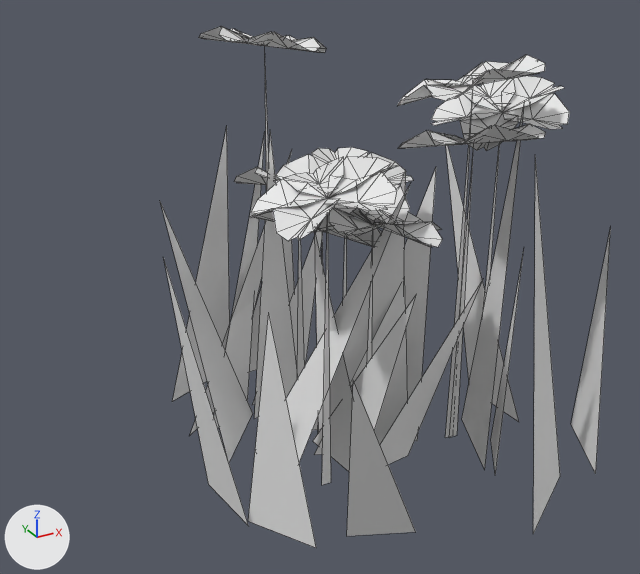
Renders of the FBX model SourceAssets/SceneProps/SM_FlowerClump.fbx from each side of a commit.
One viewpoint serves both versions: a 50 mm lens placed at (-0.16, -0.257, 0.204), pointed at (-0.012, 0.013, 0.069). The axes (+X, +Y, +Z) are drawn at lower left. The lights are the same throughout. The picture after the commit comes second. Mesh edges are drawn as thin lines. Vertices at exactly the same position are counted once.

The older version as bpy lines, for what is in view:
```python
me_sm_flowerclump = bpy.data.meshes.new('SM_FlowerClump')
me_sm_flowerclump.from_pydata(...)  # 570 vertices, 490 faces; spans x -0.076..0.092, y -0.073..0.106, z 0.0..0.157
ob_sm_flowerclump = bpy.data.objects.new('SM_FlowerClump', me_sm_flowerclump)
ob_sm_flowerclump.location = (0.0, 0.0, 0.0)
```
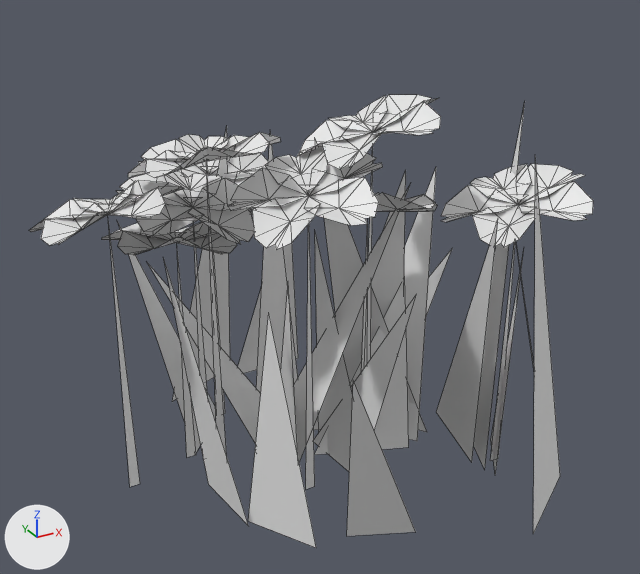
Pixel boxes [x1, y1, x2, y2] of what changed, in the pictures (640 x 574 px; the box of a moved part takes in the faces that stretch with it):
'SM_FlowerClump', reshaped (25% wider, 13% shorter)
    before: [160, 26, 611, 548]
    after: [29, 95, 593, 548]
part 1 of me_sm_flowerclump, moved or reshaped
    before: [250, 157, 398, 485]
    after: [29, 180, 184, 487]
part 2 of me_sm_flowerclump, moved or reshaped (mostly hidden before)
    before: [234, 167, 304, 377]
    after: [102, 222, 237, 457]
part 3 of me_sm_flowerclump, moved or reshaped
    before: [252, 212, 382, 433]
    after: [361, 193, 437, 372]
part 4 of me_sm_flowerclump, moved or reshaped
    before: [160, 26, 611, 493]
    after: [98, 95, 593, 493]

The change, as a diff of the scene's bpy script:
```diff
--- a/SourceAssets/SceneProps/SM_FlowerClump.fbx.py
+++ b/SourceAssets/SceneProps/SM_FlowerClump.fbx.py
@@ me_sm_flowerclump @@
 # used by ob_sm_flowerclump; location = (0.0, 0.0, 0.0)
-me_sm_flowerclump.from_pydata(...)  # 570 vertices, 490 faces; spans x -0.076..0.092, y -0.073..0.106, z 0.0..0.157
+me_sm_flowerclump.from_pydata(...)  # 570 vertices, 490 faces; spans x -0.112..0.069, y -0.073..0.088, z 0.0..0.142
+# me_sm_flowerclump part 1: the loose piece of 53 vertices spanning x -0.047..0.003, y -0.039..0.013, z 0.0..0.124 is multiplied about its middle by the matrix ((1.026, 0.0, 0.003), (0.018, 0.987, 0.004), (-0.101, -0.13, 0.954)), then moved by (-0.064, 0.034, -0.003)
+# me_sm_flowerclump part 2: the loose piece of 53 vertices spanning x -0.021..0.027, y 0.029..0.08, z 0.0..0.108 is multiplied about its middle by the matrix ((1.032, -0.003, -0.006), (0.076, 1.04, -0.007), (0.164, 0.166, 0.959)), then moved by (-0.063, -0.026, -0.002)
+# me_sm_flowerclump part 3: the loose piece of 53 vertices spanning x -0.03..0.019, y -0.008..0.045, z 0.0..0.1 is multiplied about its middle by the matrix ((1.025, -0.001, -0.005), (-0.018, 0.953, 0.008), (0.162, -0.195, 1.145)), then moved by (0.006, -0.022, 0.008)
+# me_sm_flowerclump part 4: 411 of 570 vertices moved; they spanned x -0.076..0.092, y -0.073..0.106, z 0.0..0.157 and now span x -0.09..0.069, y -0.073..0.088, z 0.0..0.142; mean shift (-0.039, -0.005, -0.008); largest move (0.092, -0.029, 0.089) -> (-0.076, 0.003, 0.097)
```
